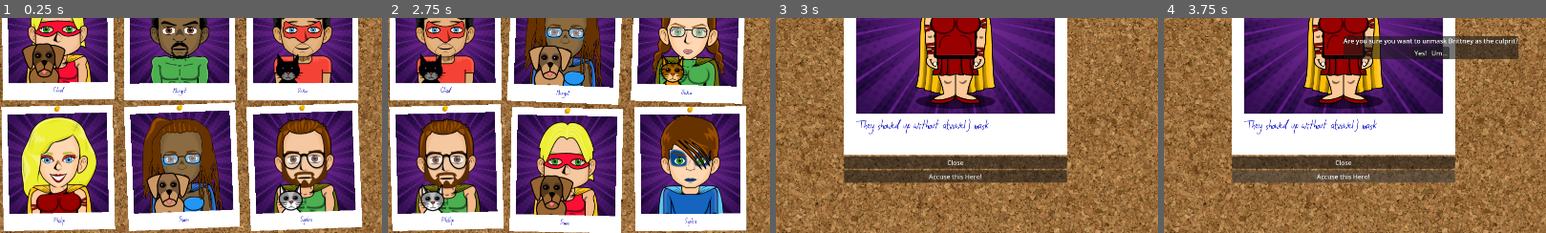
Above: before the commit, frames 1-4 (left to right).
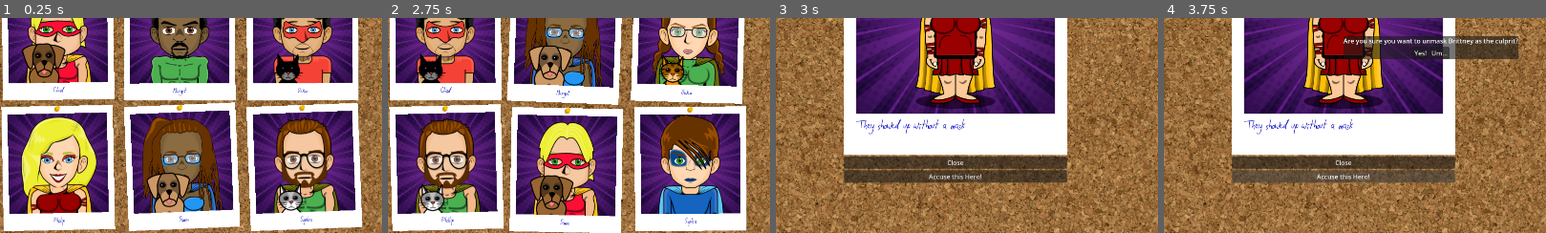
Above: after the commit, the same moments.

Repository: grapejamgames/a_hero_stole_my_wallet
Game: Godot game, scene res://main.tscn
Two runs of this game, one before a commit and one after it. Both use one fixed random seed, a clock stepped at 60 frames per second and the inputs below.
Inputs (mouse positions are % of the whole screen's width and height, from its top left):
- Up to frame 1 (0.25 s): no input
- Up to frame 2 (2.75 s): click "Restart" at 0.5 s; click "Restart" at 1.25 s; click "Restart" at 2 s
- Up to frame 3 (3 s): tap Enter at 2.75 s; move the mouse to (34, 20) at 2.77 s; click (34, 20) at 2.92 s
- Up to frame 4 (3.75 s): click "Accuse this Hero!" at 3.5 s
The pictures show only the part of the screen within x 26-76%, y 46-96%; the shares and areas given below are measured in that part.

Frames 1-2 are identical in both runs. In frame 3, 0.2% of the frame differs, in the area x 44-56%, y 47-54%; in frame 4, 0.2%.

Commit message:
tweaking statements

Diff:
--- a/a_hero_stole_my_wallet/autoload_adlibs.gd
+++ b/a_hero_stole_my_wallet/autoload_adlibs.gd
@@ -18,7 +18,7 @@
 	"Someone mentioned they had a{vowel} {adjective} {noun}",
 	"I thought I saw a{vowel} {adjective} {noun} on them",
 	"It might’ve been a{vowel} {adjective} {noun}",
-	"They definitely carried a{vowel} {adjective} {noun}",
+	"They definitely wore a{vowel} {adjective} {noun}",
 	"From what I saw, it was a{vowel} {adjective} {noun}"
 ]
 
@@ -28,7 +28,7 @@
 	"I think they had {adjective} {noun}",
 	"I swear I saw {adjective} {noun} on them",
 	"It looked like {adjective} {noun}",
-	"Pretty sure they were carrying {adjective} {noun}",
+	"Pretty sure they were wearing {adjective} {noun}",
 	"I could’ve sworn they had {adjective} {noun}",
 	"Did you notice the {adjective} {noun} they had",
 	"I remember seeing {adjective} {noun}",
@@ -57,8 +57,7 @@
 	"They showed up with a{vowel} {noun}",
 	"I remember seeing a{vowel} {noun}",
 	"Hard to miss a{vowel} {noun} like that",
-	"They were definitely carrying a{vowel} {noun}",
-	"Rumor is they’ve got a{vowel} {noun}",
+	"They were definitely wearying a{vowel} {noun}",
 	"From what I saw, it was a{vowel} {noun}",
 	"I thought I saw a{vowel} {noun} on them",
 	"They flashed a{vowel} {noun} for a moment",
@@ -80,7 +79,7 @@
 	"They were sporting {noun}",
 	"Hard to miss {noun} like that",
 	"Someone mentioned they had {noun}",
-	"I could’ve sworn they were carrying {noun}",
+	"I could’ve sworn they were waring {noun}",
 	"From what I saw, they had {noun}",
 	"They flashed {noun} for a moment",
 	"I thought I saw {noun} on them",
@@ -97,7 +96,7 @@
 	"I swear they didn't have a{vowel} {noun}",
 	"It didn't look like they had a{vowel} {noun}",
 	"I never saw a{vowel} {noun} on them",
-	"They definitely weren't carrying a{vowel} {noun}",
+	"They definitely weren't wearing a{vowel} {noun}",
 	"I could've sworn they lacked a{vowel} {noun}",
 	"Someone said they didn't have a{vowel} {noun}",
 	"I didn't notice a{vowel} {noun} on them",
@@ -119,7 +118,7 @@
 	"I swear they didn't have {noun}",
 	"It didn't look like they had {noun}",
 	"I never saw any {noun} on them",
-	"They definitely weren't carrying {noun}",
+	"They definitely weren't wearing {noun}",
 	"I could've sworn they lacked {noun}",
 	"Someone said they didn't have {noun}",
 	"I didn't notice any {noun} on them",
--- a/a_hero_stole_my_wallet/game_round/components/script_attribute.gd
+++ b/a_hero_stole_my_wallet/game_round/components/script_attribute.gd
@@ -69,8 +69,10 @@
 	if not fact:
 		adjective = get_different_adjective(adjective)
 	var adlibs = Adlibs.fetch(adjective, self)
-	var rand_int = rand_num.randi_range(0, adlibs.size() - 1)
+	var rand_int : int = rand_num.randi_range(0, adlibs.size() - 1)
+	var vowel : String = ""
 	return adlibs[rand_int].format({
+		"vowel": vowel,
 		"noun" : _noun,
 		"adjective" : adjective
 	})
Not shown, added: a_hero_stole_my_wallet/Audio/pageFlip.mp3.import
